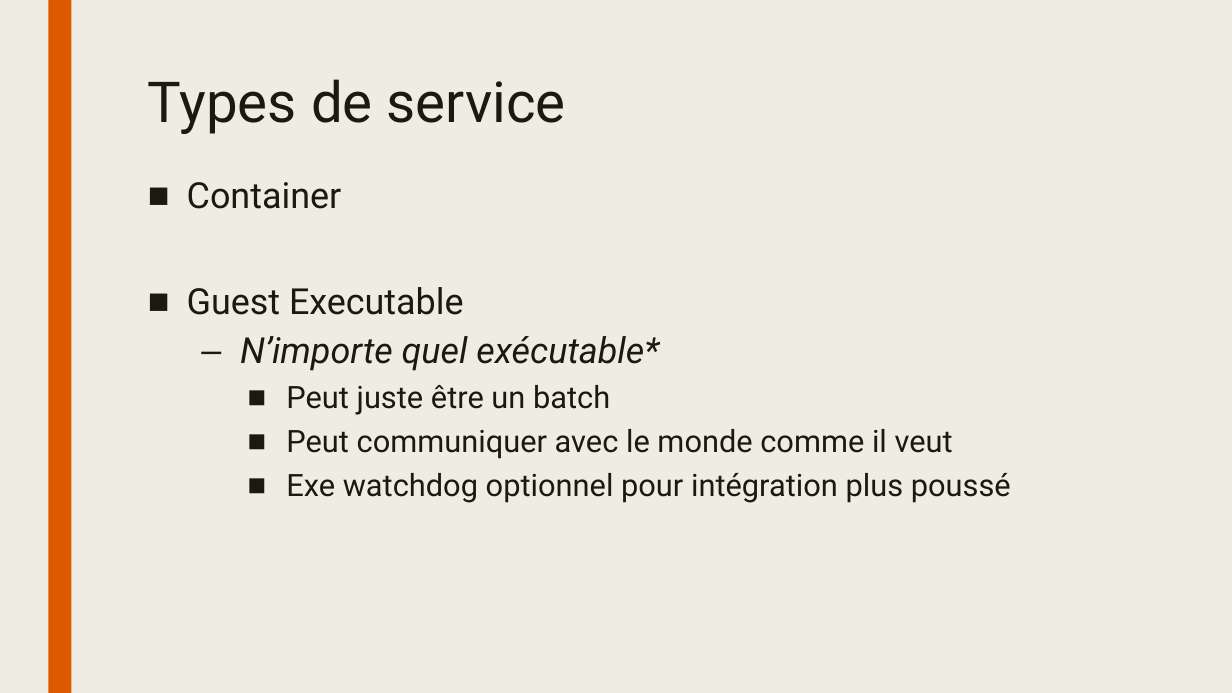
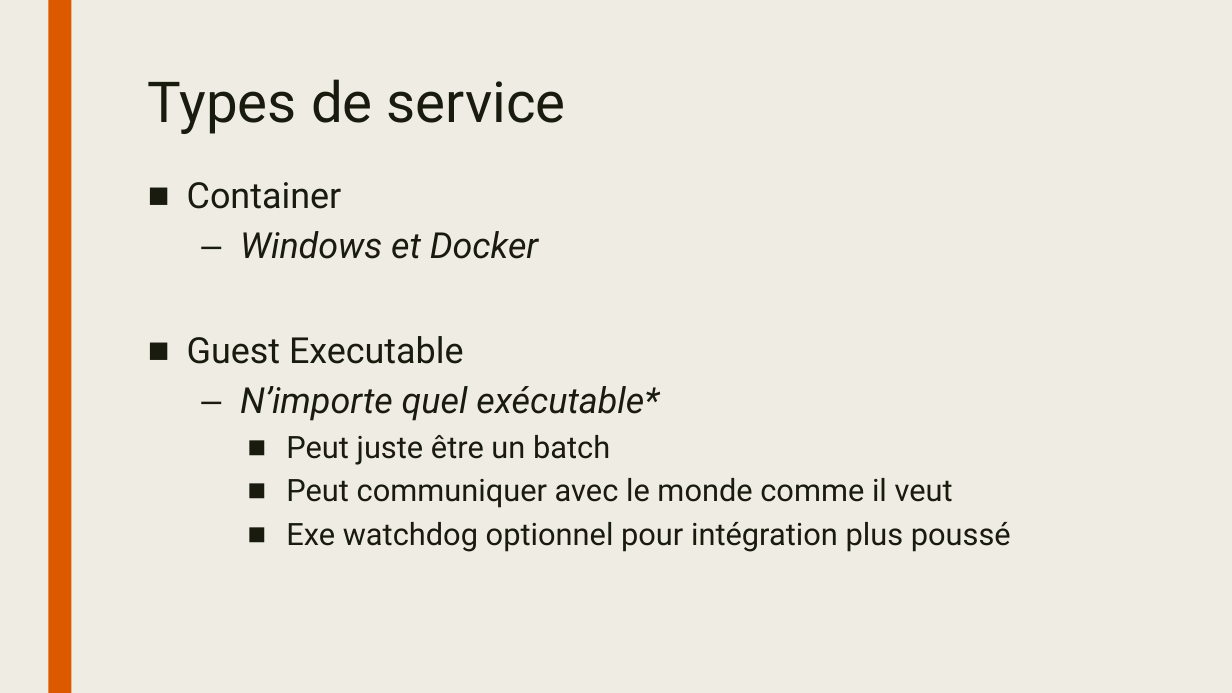
Before and after one commit to sebcanonica/Service-Fabric-Demo, a slide deck: slide 5 of Service Fabric Intro.pptx. Drawn at 1232x693 pixels with LibreOffice and Linux fonts; fonts in the diff are those of the drawing; background and template pictures are left out. Boxes give left, top, right and bottom in pixels: in the first picture for what was removed or moved away, otherwise in the second. Text is boxed around its words. In the diff, an @@ line names an element or a change of style, - is before the commit and + after.

```diff
--- a/Service Fabric Intro.pptx
+++ b/Service Fabric Intro.pptx
@@ text at <box>240,231,538,259</box>: paragraph added @@
+  – Windows et Docker
```
Also in this commit, not shown: 3 other slides changed.
